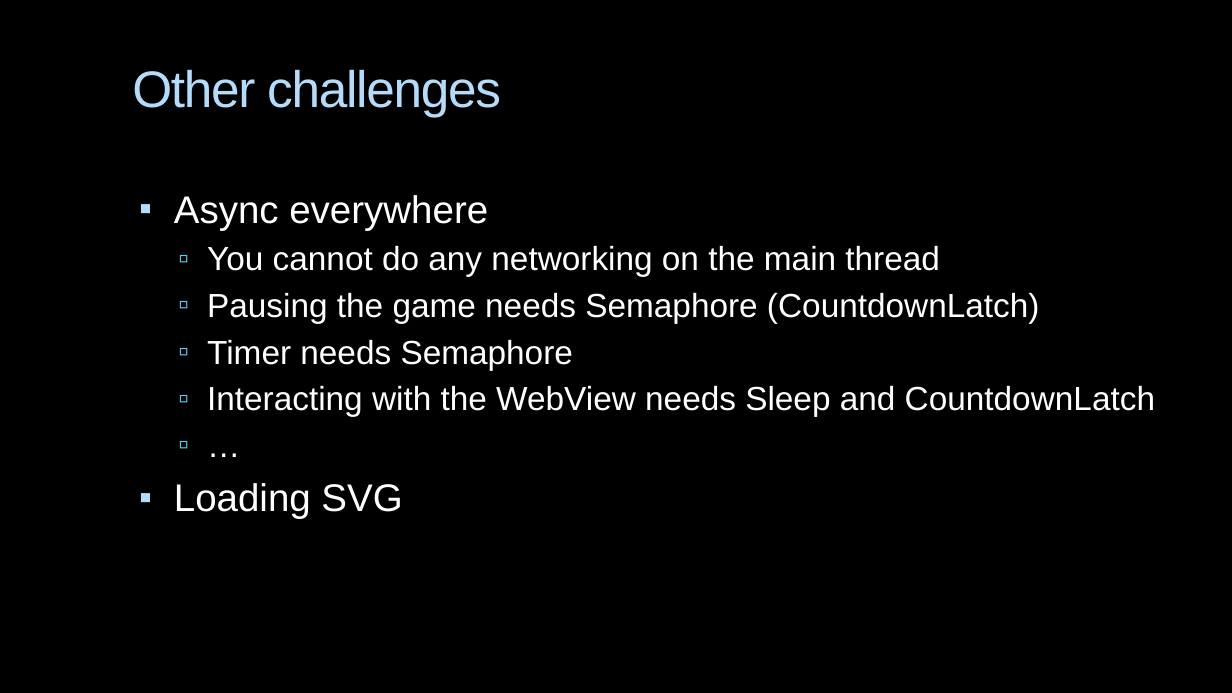
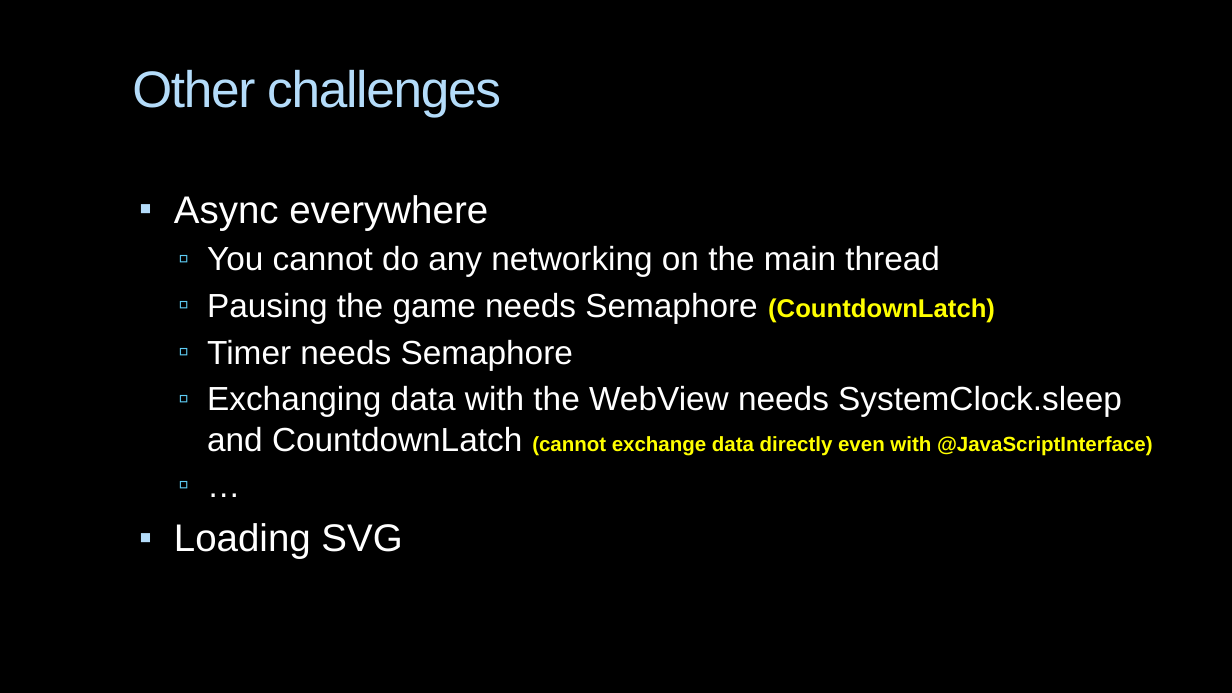
Before and after one commit to AlexanderPoone/tempusespatium, a slide deck: slide 17 of shitty_ppt.pptx (slide 14 before the commit). Drawn at 1232x693 pixels with LibreOffice and Linux fonts; fonts in the diff are those of the drawing; background and template pictures are left out. Boxes give left, top, right and bottom in pixels: in the first picture for what was removed or moved away, otherwise in the second. Text is boxed around its words. In the diff, an @@ line names an element or a change of style, - is before the commit and + after.

```diff
--- a/shitty_ppt.pptx
+++ b/shitty_ppt.pptx
@@ text at (207,292,995,323): size 26 to 20 pt, text colour #FFFFFF to #FFFF00, bold on in "(CountdownLatch)" @@
@@ text at (207,385,1153,455): text changed @@
-  ▫ Interacting with the WebView needs Sleep and CountdownLatch
+  ▫ Exchanging data with the WebView needs SystemClock.sleep and CountdownLatch (cannot exchange data directly even with @JavaScriptInterface)
```
Also in this commit, not shown: 1 other slide changed, 3 slides added, 8 other files.
